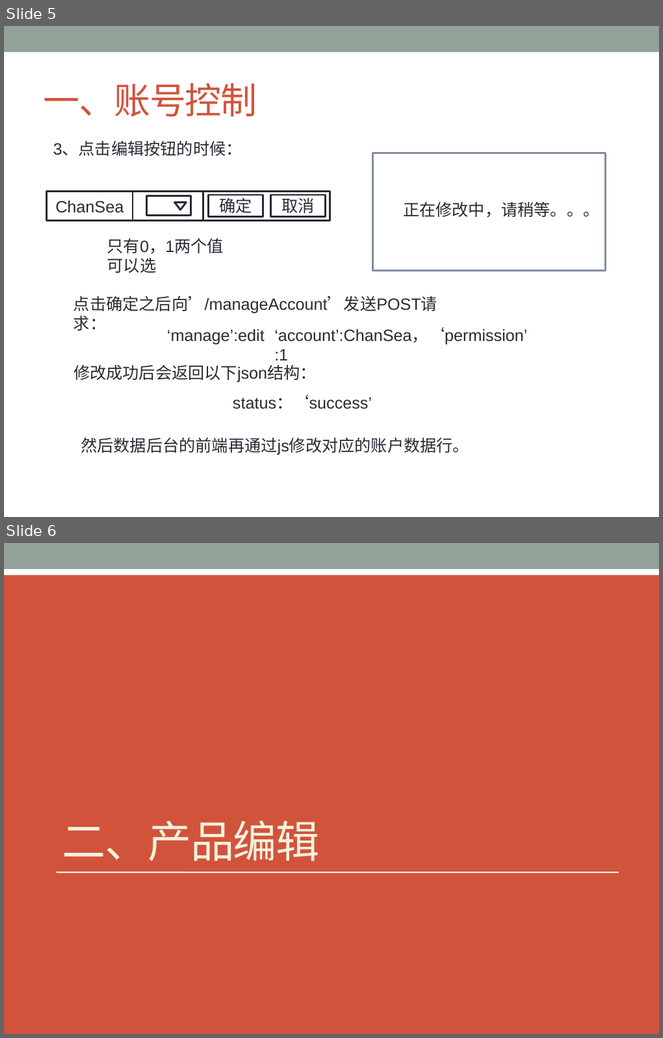
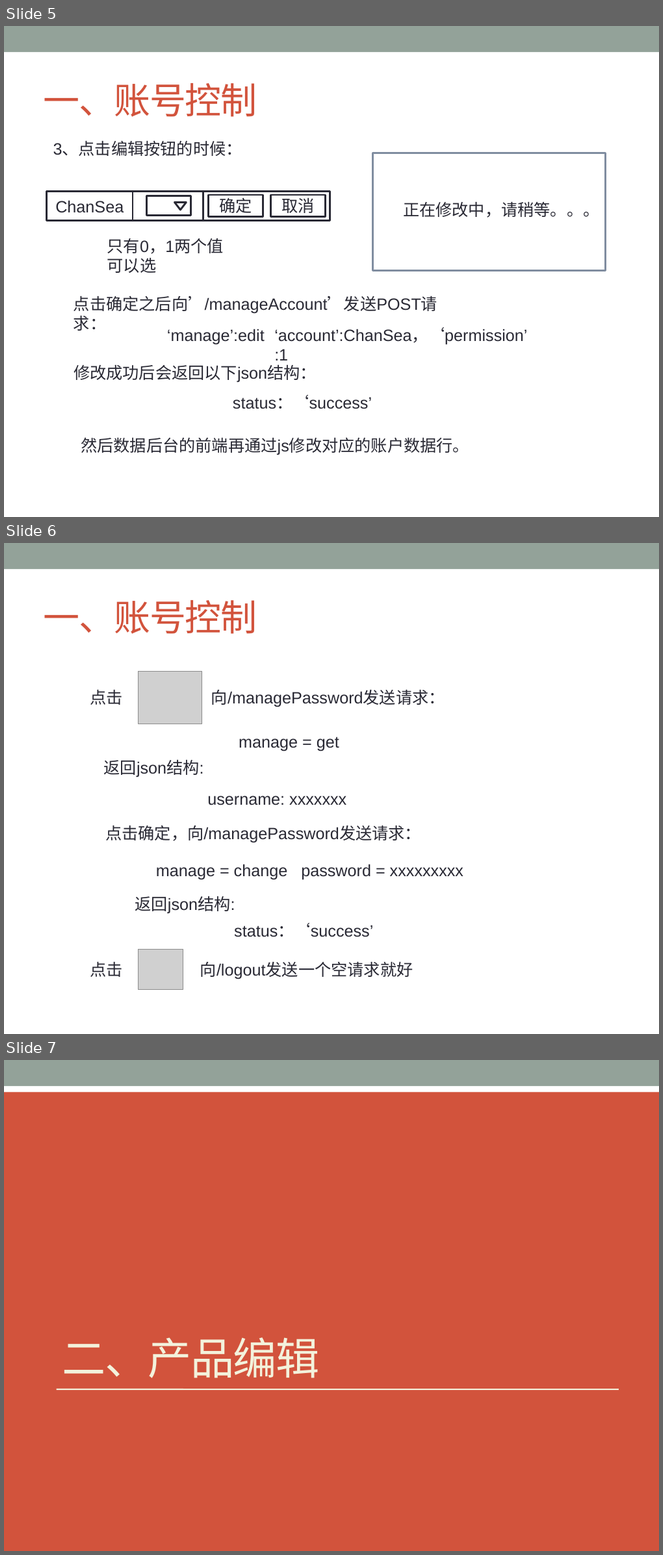
Before and after one commit to ChanSeaThink/LULLGREE, a slide deck: ZSGree前后端逻辑及接口.pptx. Shown one above the other, each under a label of ours: slides 5 and 6 before the commit, slides 5, 6 and 7 after it. The pictures are 663x1038 and 663x1555 pixels, drawn with LibreOffice and Linux fonts; fonts in the diff are those of the drawing; grey boxes stand for pictures. Boxes give left, top, right and bottom in pixels: in the first picture for what was removed or moved away, otherwise in the second. Text is boxed around its words. In the diff, an @@ line names an element or a change of style, - is before the commit and + after.

Commit message:
补充账户控制的登出和修改密码。

```diff
--- a/ZSGree前后端逻辑及接口.pptx
+++ b/ZSGree前后端逻辑及接口.pptx
@@ slide 6 added at [4, 543, 659, 1034], background #FFFFFF; not listed: 1 template element that a slide beside it also shows @@
@@ title added at [43, 600, 257, 634], 40 pt, text #D2533C @@
+一、账号控制
@@ picture added at [139, 672, 202, 724] @@
@@ text added at [90, 690, 122, 705], 18 pt, text #292934 @@
+点击
@@ text added at [211, 690, 445, 707], 18 pt, text #292934 @@
+向/managePassword发送请求：
@@ text added at [239, 737, 339, 751], 18 pt, text #292934 @@
+manage = get
@@ text added at [104, 759, 204, 778], 18 pt, text #292934 @@
+返回json结构:
@@ text added at [207, 796, 347, 806], 18 pt, text #292934 @@
+username: xxxxxxx
@@ text added at [105, 826, 421, 843], 18 pt, text #292934 @@
+点击确定，向/managePassword发送请求：
@@ text added at [156, 864, 464, 880], 18 pt, text #292934 @@
+manage = change password = xxxxxxxxx
@@ text added at [135, 896, 235, 914], 18 pt, text #292934 @@
+返回json结构:
@@ text added at [234, 924, 373, 938], 18 pt, text #292934 @@
+status：‘success’
@@ picture added at [139, 950, 183, 990] @@
@@ text added at [90, 962, 122, 977], 18 pt, text #292934 @@
+点击
@@ text added at [200, 962, 414, 980], 18 pt, text #292934 @@
+向/logout发送一个空请求就好
@@ what was slide 6 is now slide 7 @@
```
Also in this commit, not shown: 3 other files.
